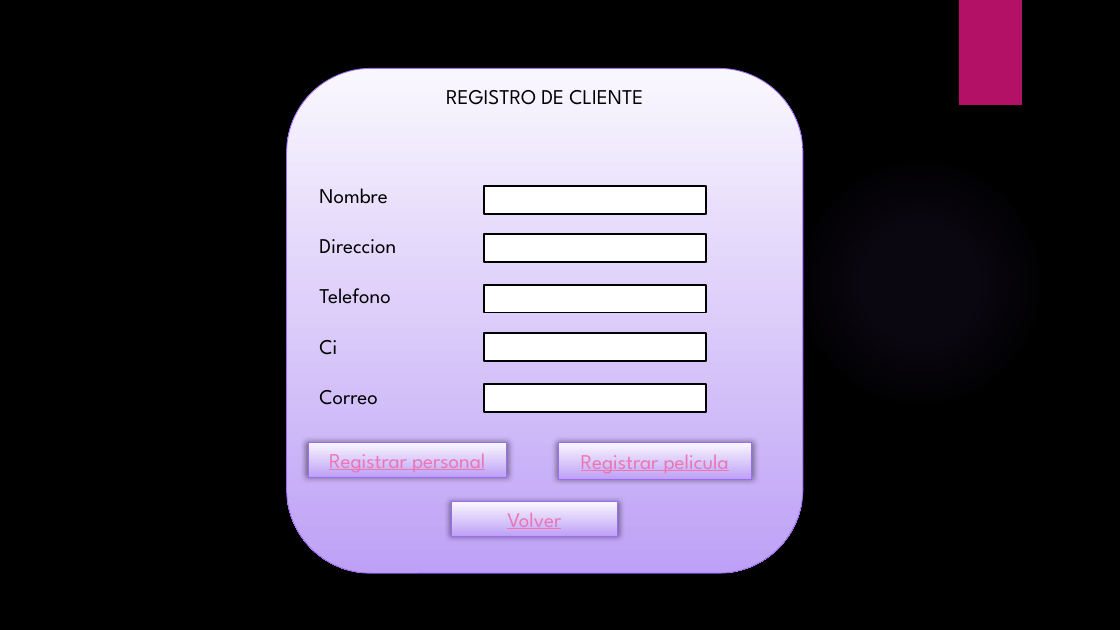
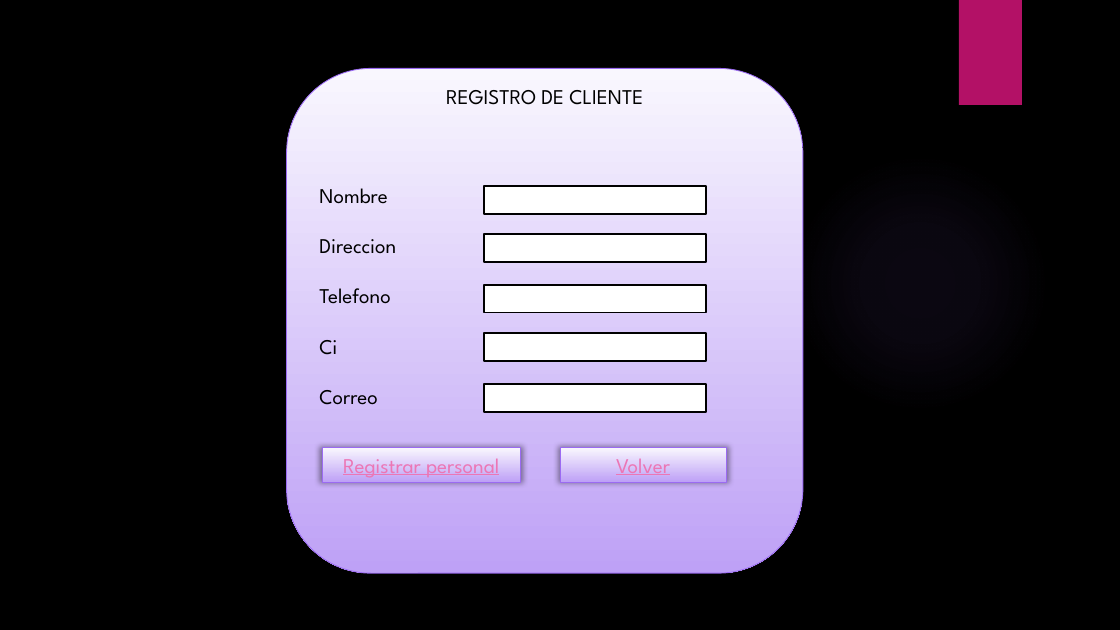
Before and after one commit to jhovanii/trabaja, a slide deck: slide 4 of mockup.pptx. Drawn at 1120x630 pixels with LibreOffice and Linux fonts; fonts in the diff are those of the drawing; background and template pictures are left out. Boxes give left, top, right and bottom in pixels: in the first picture for what was removed or moved away, otherwise in the second. Text is boxed around its words. In the diff, an @@ line names an element or a change of style, - is before the commit and + after.

```diff
--- a/mockup.pptx
+++ b/mockup.pptx
@@ rectangle "Registrar personal": place and size @@
-rectangle "Registrar personal" at (308, 443, 507, 477)
+rectangle "Registrar personal" at (322, 448, 520, 482)
@@ rectangle removed at (559, 443, 751, 480) @@
-Registrar pelicula
@@ rectangle "Volver": place and size @@
-rectangle "Volver" at (451, 502, 618, 536)
+rectangle "Volver" at (560, 448, 727, 482)
```
Also in this commit, not shown: 2 other slides changed, 2 other files.
